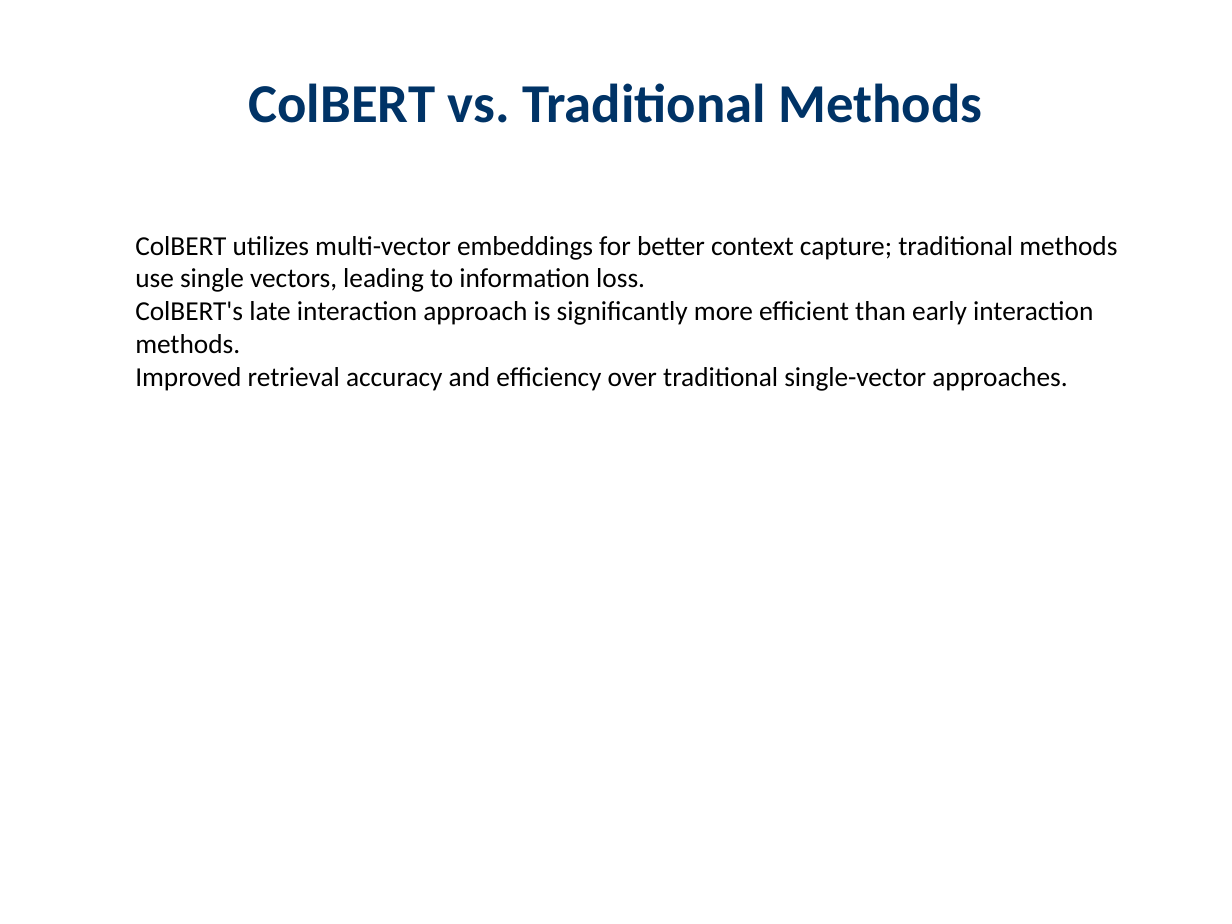
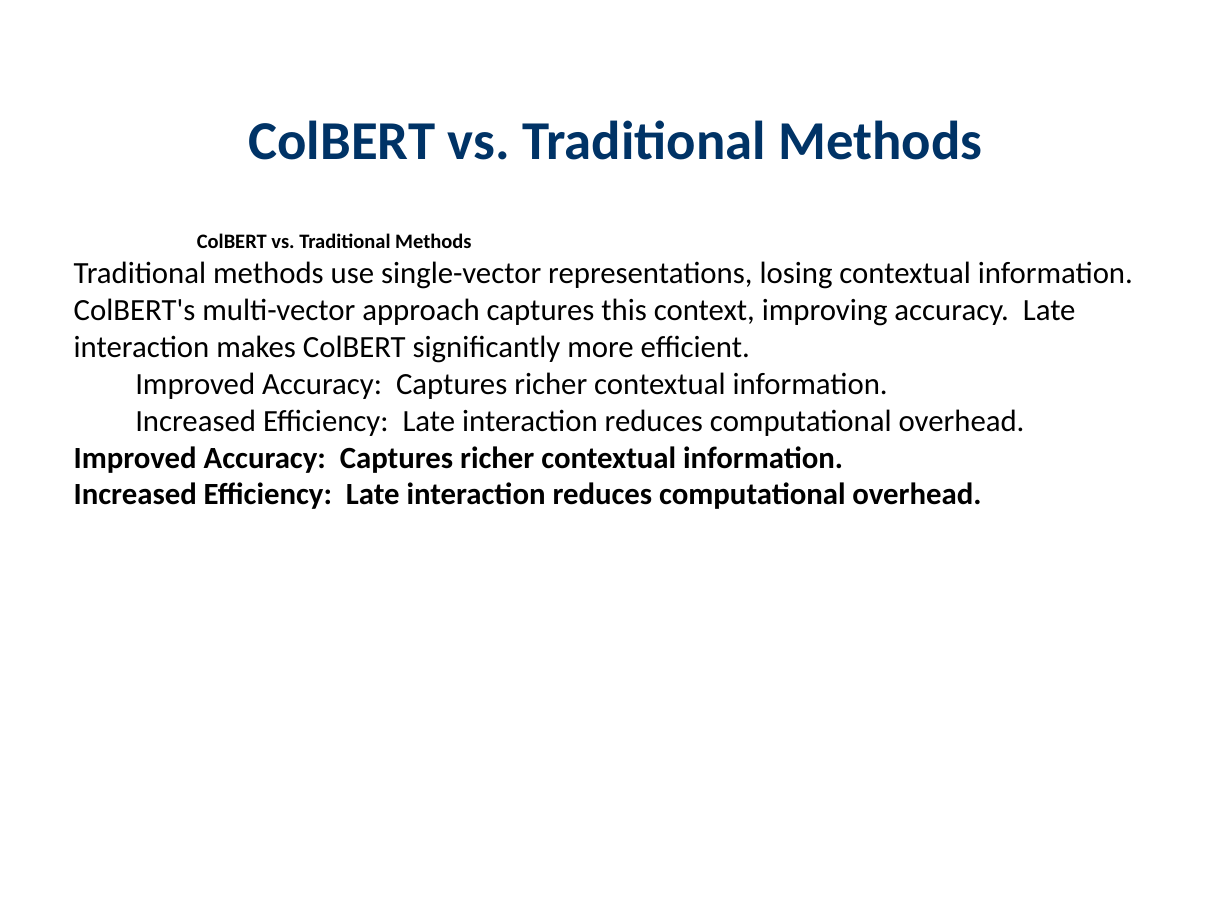
Before and after one commit to haadirakhangi/Edunexus, a slide deck: slide 9 of server-side/server/teacher/downloaded-presentations/Large Language Models/Colbert.pptx (slide 10 before the commit). Drawn at 1232x924 pixels with LibreOffice and Linux fonts; fonts in the diff are those of the drawing. Boxes give left, top, right and bottom in pixels: in the first picture for what was removed or moved away, otherwise in the second. Text is boxed around its words. In the diff, an @@ line names an element or a change of style, - is before the commit and + after.

```diff
--- a/server-side/server/teacher/downloaded-presentations/Large Language Models/Colbert.pptx
+++ b/server-side/server/teacher/downloaded-presentations/Large Language Models/Colbert.pptx
@@ text "ColBERT vs. Traditional Methods": place and size @@
-text "ColBERT vs. Traditional Methods" at bbox=[249, 83, 982, 123]
+text "ColBERT vs. Traditional Methods" at bbox=[249, 120, 982, 160]
@@ text at bbox=[74, 233, 1133, 509]: text changed; size 16 to 18 pt @@
-  ColBERT utilizes multi-vector embeddings for better context capture; traditional methods use single vectors, leading to information loss.
-  ColBERT's late interaction approach is significantly more efficient than early interaction methods.
-  Improved retrieval accuracy and efficiency over traditional single-vector approaches.
+    ColBERT vs. Traditional Methods
+Traditional methods use single-vector representations, losing contextual information. ColBERT's multi-vector approach captures this context, improving accuracy. Late interaction makes ColBERT significantly more efficient.
+  Improved Accuracy: Captures richer contextual information.
+  Increased Efficiency: Late interaction reduces computational overhead.
+Improved Accuracy: Captures richer contextual information.
+Increased Efficiency: Late interaction reduces computational overhead.
```
Also in this commit, not shown: 7 other slides changed, 5 slides added, 15 slides removed, 4 other files.
